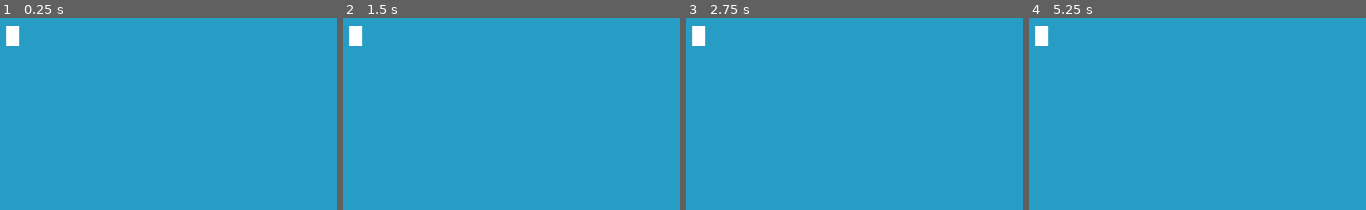
Above: before the commit, frames 1-4 (left to right).
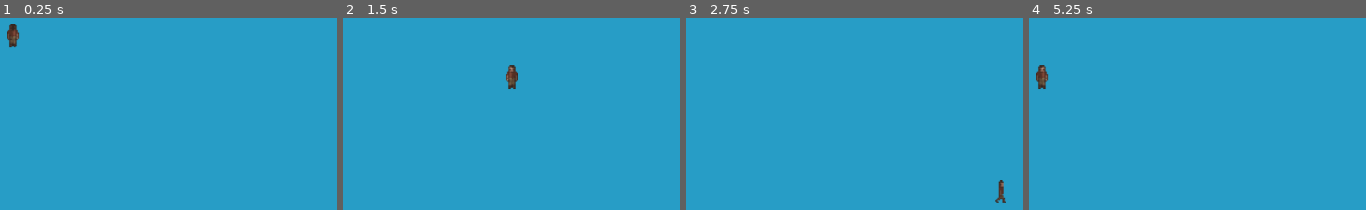
Above: after the commit, the same moments.

Repository: Not-Aaron/archive_dungeon
Game: Godot game, scene res://src/main.tscn
Two runs of this game, one before a commit and one after it. Both use one fixed random seed, a clock stepped at 60 frames per second and the inputs below.
Inputs:
- Up to frame 1 (0.25 s): no input
- Up to frame 2 (1.5 s): tap Enter at 0.5 s; hold D (move_right, bound only after the commit) 0.53-1.28 s; tap Space at 1.25 s; hold S (move_down, bound only after the commit) from 1.28 s (still down)
- Up to frame 3 (2.75 s): release S (move_down, bound only after the commit) at 2.03 s; hold D (move_right, bound only after the commit) from 2.03 s (still down)
- Up to frame 4 (5.25 s): release D (move_right, bound only after the commit) at 2.78 s; hold W (move_up, bound only after the commit) 2.78-3.53 s; tap Enter at 3.5 s; hold A (move_left, bound only after the commit) 3.53-5.03 s; tap Space at 5 s; hold S (move_down, bound only after the commit) from 5.03 s (still down)

The runs differ from the first frame. In frame 1, 0.5% of the frame differs, in the area x 1-6%, y 3-16%; in frame 2, 0.8%; in frame 3, 0.7%; in frame 4, 0.8%, in the area x 1-6%, y 4-37%.

Commit message:
Fixed file structure errors

Diff:
--- a/archive_dungeon-main/project.godot
+++ /dev/null
@@ -1,64 +0,0 @@
-; Engine configuration file.
-; It's best edited using the editor UI and not directly,
-; since the parameters that go here are not all obvious.
-;
-; Format:
-;   [section] ; section goes between []
-;   param=value ; assign values to parameters
-
-config_version=4
-
-[application]
-
-config/name="archive_dungeon_game"
-run/main_scene="res://src/main.tscn"
-config/icon="res://assets/icon.png"
-
-[display]
-
-window/size/width=1920
-window/size/height=1080
-
-[global]
-
-fullscreen=false
-fullscreen\=false
-
-[gui]
-
-common/drop_mouse_on_gui_input_disabled=true
-
-[input]
-
-move_left={
-"deadzone": 0.5,
-"events": [ Object(InputEventKey,"resource_local_to_scene":false,"resource_name":"","device":0,"alt":false,"shift":false,"control":false,"meta":false,"command":false,"pressed":false,"scancode":65,"physical_scancode":0,"unicode":0,"echo":false,"script":null)
- ]
-}
-move_right={
-"deadzone": 0.5,
-"events": [ Object(InputEventKey,"resource_local_to_scene":false,"resource_name":"","device":0,"alt":false,"shift":false,"control":false,"meta":false,"command":false,"pressed":false,"scancode":68,"physical_scancode":0,"unicode":0,"echo":false,"script":null)
- ]
-}
-move_up={
-"deadzone": 0.5,
-"events": [ Object(InputEventKey,"resource_local_to_scene":false,"resource_name":"","device":0,"alt":false,"shift":false,"control":false,"meta":false,"command":false,"pressed":false,"scancode":87,"physical_scancode":0,"unicode":0,"echo":false,"script":null)
- ]
-}
-move_down={
-"deadzone": 0.5,
-"events": [ Object(InputEventKey,"resource_local_to_scene":false,"resource_name":"","device":0,"alt":false,"shift":false,"control":false,"meta":false,"command":false,"pressed":false,"scancode":83,"physical_scancode":0,"unicode":0,"echo":false,"script":null)
- ]
-}
-
-[mono]
-
-project/assembly_name="archive_dungeon_game"
-
-[physics]
-
-common/enable_pause_aware_picking=true
-
-[rendering]
-
-environment/default_environment="res://src/default_env.tres"
--- a/archive_dungeon-main/src/Actors/Player/player.tscn
+++ /dev/null
@@ -1,48 +0,0 @@
-[gd_scene load_steps=12 format=2]
-
-[ext_resource path="res://src/actors/player/player.gd" type="Script" id=1]
-[ext_resource path="res://Assets/player/right2.png" type="Texture" id=2]
-[ext_resource path="res://Assets/player/down2.png" type="Texture" id=3]
-[ext_resource path="res://Assets/player/left1.png" type="Texture" id=4]
-[ext_resource path="res://Assets/player/left2.png" type="Texture" id=5]
-[ext_resource path="res://Assets/player/down1.png" type="Texture" id=6]
-[ext_resource path="res://Assets/player/up1.png" type="Texture" id=7]
-[ext_resource path="res://Assets/player/right1.png" type="Texture" id=8]
-[ext_resource path="res://Assets/player/up2.png" type="Texture" id=9]
-
-[sub_resource type="RectangleShape2D" id=1]
-extents = Vector2( 16, 24 )
-
-[sub_resource type="SpriteFrames" id=2]
-animations = [ {
-"frames": [ ExtResource( 6 ), ExtResource( 3 ) ],
-"loop": true,
-"name": "down",
-"speed": 5.0
-}, {
-"frames": [ ExtResource( 4 ), ExtResource( 5 ) ],
-"loop": true,
-"name": "left",
-"speed": 5.0
-}, {
-"frames": [ ExtResource( 8 ), ExtResource( 2 ) ],
-"loop": true,
-"name": "right",
-"speed": 5.0
-}, {
-"frames": [ ExtResource( 7 ), ExtResource( 9 ) ],
-"loop": true,
-"name": "up",
-"speed": 5.0
-} ]
-
-[node name="Player" type="KinematicBody2D"]
-script = ExtResource( 1 )
-
-[node name="CollisionBox" type="CollisionShape2D" parent="."]
-shape = SubResource( 1 )
-
-[node name="AnimatedSprite" type="AnimatedSprite" parent="."]
-scale = Vector2( 3, 3 )
-frames = SubResource( 2 )
-animation = "up"
--- a/archive_dungeon-main/src/default_env.tres
+++ /dev/null
@@ -1,7 +0,0 @@
-[gd_resource type="Environment" load_steps=2 format=2]
-
-[sub_resource type="ProceduralSky" id=1]
-
-[resource]
-background_mode = 2
-background_sky = SubResource( 1 )
--- a/archive_dungeon-main/src/main.tscn
+++ /dev/null
@@ -1,15 +0,0 @@
-[gd_scene load_steps=2 format=2]
-
-[ext_resource path="res://src/actors/player/player.tscn" type="PackedScene" id=1]
-
-[node name="ColorRect" type="ColorRect"]
-anchor_right = 1.0
-anchor_bottom = 1.0
-color = Color( 0.156863, 0.619608, 0.780392, 1 )
-__meta__ = {
-"_edit_lock_": true
-}
-
-[node name="Player" parent="." instance=ExtResource( 1 )]
-position = Vector2( 651, 360 )
-collision_mask = 4
--- a/project.godot
+++ b/project.godot
@@ -8,27 +8,20 @@
 
 config_version=4
 
-_global_script_classes=[ {
-"base": "KinematicBody2D",
-"class": "Player",
-"language": "GDScript",
-"path": "res://src/actors/player/player.gd"
-} ]
-_global_script_class_icons={
-"Player": ""
-}
-
 [application]
 
 config/name="archive_dungeon_game"
 run/main_scene="res://src/main.tscn"
-config/icon="res://assets/icon.png"
 
 [display]
 
 window/size/width=1920
 window/size/height=1080
-window/size/fullscreen=true
+
+[global]
+
+fullscreen=false
+fullscreen\=false
 
 [gui]
 
@@ -38,22 +31,22 @@
 
 move_left={
 "deadzone": 0.5,
-"events": [ Object(InputEventKey,"resource_local_to_scene":false,"resource_name":"","device":0,"alt":false,"shift":false,"control":false,"meta":false,"command":false,"pressed":false,"scancode":0,"physical_scancode":0,"unicode":0,"echo":false,"script":null)
+"events": [ Object(InputEventKey,"resource_local_to_scene":false,"resource_name":"","device":0,"alt":false,"shift":false,"control":false,"meta":false,"command":false,"pressed":false,"scancode":65,"physical_scancode":0,"unicode":0,"echo":false,"script":null)
  ]
 }
 move_right={
 "deadzone": 0.5,
-"events": [ Object(InputEventKey,"resource_local_to_scene":false,"resource_name":"","device":0,"alt":false,"shift":false,"control":false,"meta":false,"command":false,"pressed":false,"scancode":0,"physical_scancode":0,"unicode":0,"echo":false,"script":null)
+"events": [ Object(InputEventKey,"resource_local_to_scene":false,"resource_name":"","device":0,"alt":false,"shift":false,"control":false,"meta":false,"command":false,"pressed":false,"scancode":68,"physical_scancode":0,"unicode":0,"echo":false,"script":null)
  ]
 }
 move_up={
 "deadzone": 0.5,
-"events": [ Object(InputEventKey,"resource_local_to_scene":false,"resource_name":"","device":0,"alt":false,"shift":false,"control":false,"meta":false,"command":false,"pressed":false,"scancode":0,"physical_scancode":0,"unicode":0,"echo":false,"script":null)
+"events": [ Object(InputEventKey,"resource_local_to_scene":false,"resource_name":"","device":0,"alt":false,"shift":false,"control":false,"meta":false,"command":false,"pressed":false,"scancode":87,"physical_scancode":0,"unicode":0,"echo":false,"script":null)
  ]
 }
 move_down={
 "deadzone": 0.5,
-"events": [ Object(InputEventKey,"resource_local_to_scene":false,"resource_name":"","device":0,"alt":false,"shift":false,"control":false,"meta":false,"command":false,"pressed":false,"scancode":0,"physical_scancode":0,"unicode":0,"echo":false,"script":null)
+"events": [ Object(InputEventKey,"resource_local_to_scene":false,"resource_name":"","device":0,"alt":false,"shift":false,"control":false,"meta":false,"command":false,"pressed":false,"scancode":83,"physical_scancode":0,"unicode":0,"echo":false,"script":null)
  ]
 }
 
--- a/src/Actors/Player/Physics.gd
+++ /dev/null
@@ -1,24 +0,0 @@
-extends Node
-
-
-
-# Declare member variables here. Examples:
-# var a: int = 2
-# var b: String = "text"
-
-
-# Called when the node enters the scene tree for the first time.
-func _ready() -> void:
-	pass # Replace with function body.
-
-
-class Default:
-
-	const speed = 500.0
-
-	static func calculate_move_velocity(
-		velocity: Vector2,
-		direction: Vector2
-	) -> Vector2:
-
-		return direction.normalized()*speed
--- a/src/Actors/Player/Player.gd
+++ /dev/null
@@ -1,27 +0,0 @@
-extends KinematicBody2D
-class_name Player
-
-const physics = preload("physics.gd")
-var physicsType = physics.Default
-var velocity = Vector2.ZERO
-
-func _physics_process(_delta: float) -> void:
-	print(physicsType.calculate_move_velocity(velocity, get_direction()))
-	velocity = move_and_slide(physicsType.calculate_move_velocity(velocity, get_direction()))
-
-func get_direction() -> Vector2:
-	return Vector2(Input.get_action_strength("move_right")-Input.get_action_strength("move_left"), Input.get_action_strength("move_down")-Input.get_action_strength("move_up"))
-
-# Declare member variables here. Examples:
-# var a: int = 2
-# var b: String = "text"
-
-
-# Called when the node enters the scene tree for the first time.
-func _ready() -> void:
-	pass # Replace with function body.
-
-
-# Called every frame. 'delta' is the elapsed time since the previous frame.
-#func _process(delta: float) -> void:
-#	pass
--- a/src/Actors/Player/Player.tscn
+++ /dev/null
@@ -1,18 +0,0 @@
-[gd_scene load_steps=3 format=2]
-
-[ext_resource path="res://src/actors/player/player.gd" type="Script" id=1]
-
-[sub_resource type="RectangleShape2D" id=1]
-extents = Vector2( 16, 24 )
-
-[node name="Player" type="KinematicBody2D"]
-script = ExtResource( 1 )
-
-[node name="CollisionBox" type="CollisionShape2D" parent="."]
-shape = SubResource( 1 )
-
-[node name="PlaceholderSprite" type="ColorRect" parent="."]
-margin_left = -16.0
-margin_top = -24.0
-margin_right = 16.0
-margin_bottom = 24.0
--- /dev/null
+++ b/src/actors/player/player.tscn
@@ -0,0 +1,48 @@
+[gd_scene load_steps=12 format=2]
+
+[ext_resource path="res://src/actors/player/player.gd" type="Script" id=1]
+[ext_resource path="res://assets/player/right2.png" type="Texture" id=2]
+[ext_resource path="res://assets/player/down2.png" type="Texture" id=3]
+[ext_resource path="res://assets/player/left1.png" type="Texture" id=4]
+[ext_resource path="res://assets/player/left2.png" type="Texture" id=5]
+[ext_resource path="res://assets/player/down1.png" type="Texture" id=6]
+[ext_resource path="res://assets/player/up1.png" type="Texture" id=7]
+[ext_resource path="res://assets/player/right1.png" type="Texture" id=8]
+[ext_resource path="res://assets/player/up2.png" type="Texture" id=9]
+
+[sub_resource type="RectangleShape2D" id=1]
+extents = Vector2( 16, 24 )
+
+[sub_resource type="SpriteFrames" id=2]
+animations = [ {
+"frames": [ ExtResource( 6 ), ExtResource( 3 ) ],
+"loop": true,
+"name": "down",
+"speed": 5.0
+}, {
+"frames": [ ExtResource( 4 ), ExtResource( 5 ) ],
+"loop": true,
+"name": "left",
+"speed": 5.0
+}, {
+"frames": [ ExtResource( 8 ), ExtResource( 2 ) ],
+"loop": true,
+"name": "right",
+"speed": 5.0
+}, {
+"frames": [ ExtResource( 7 ), ExtResource( 9 ) ],
+"loop": true,
+"name": "up",
+"speed": 5.0
+} ]
+
+[node name="Player" type="KinematicBody2D"]
+script = ExtResource( 1 )
+
+[node name="CollisionBox" type="CollisionShape2D" parent="."]
+shape = SubResource( 1 )
+
+[node name="AnimatedSprite" type="AnimatedSprite" parent="."]
+scale = Vector2( 3, 3 )
+frames = SubResource( 2 )
+animation = "up"
Binary file removed: Assets/icon.png
Not shown, removed: Assets/icon.png.import
Not shown, removed: archive_dungeon-main/Assets/player/down1.png.import
Not shown, removed: archive_dungeon-main/Assets/player/down2.png.import
Not shown, removed: archive_dungeon-main/Assets/player/left1.png.import
Not shown, removed: archive_dungeon-main/Assets/player/left2.png.import
Not shown, removed: archive_dungeon-main/Assets/player/right1.png.import
Not shown, removed: archive_dungeon-main/Assets/player/right2.png.import
Not shown, removed: archive_dungeon-main/Assets/player/up1.png.import
Not shown, removed: archive_dungeon-main/Assets/player/up2.png.import
Not shown, removed: archive_dungeon-main/export_presets.cfg
Renamed: archive_dungeon-main/Assets/player/down1.png -> assets/player/down1.png
(and 32 more such lines)
